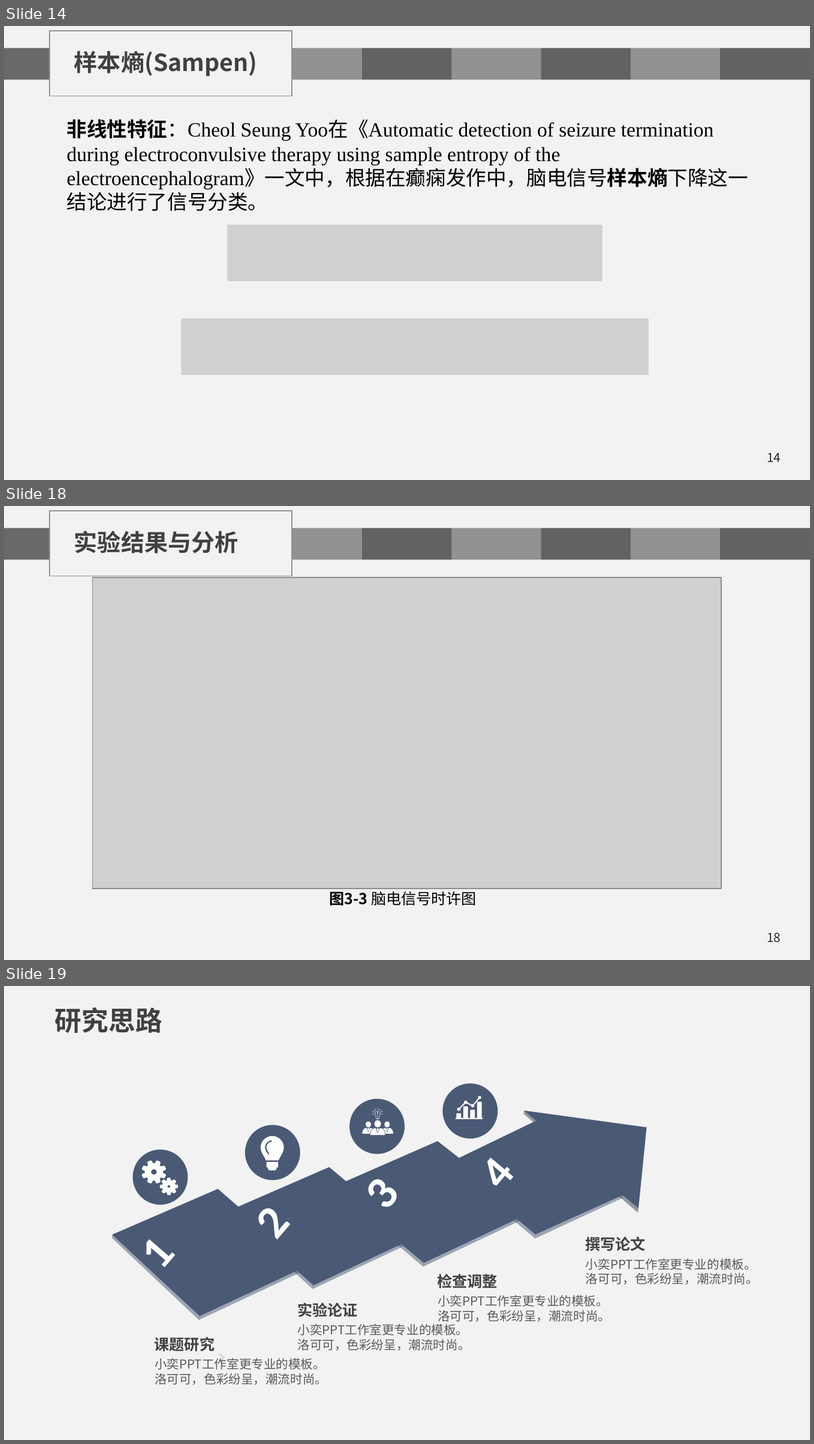
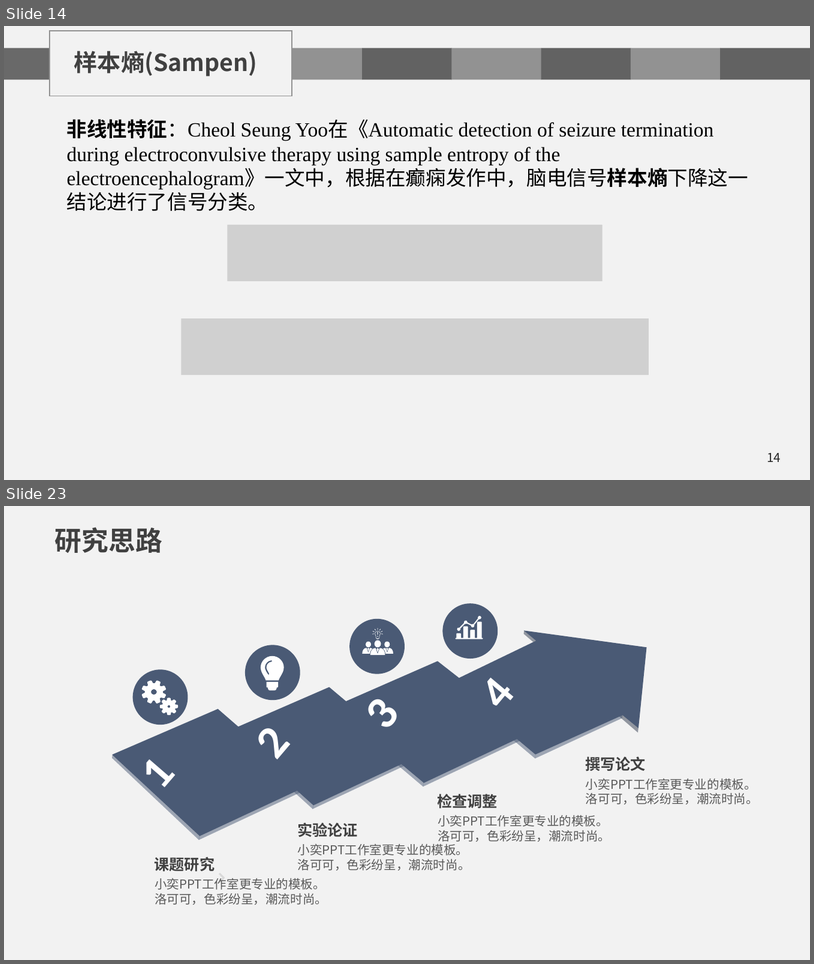
Before and after one commit to chenshuaihua/Graduate, a slide deck: 毕设文件/陈帅华-2016014016-自实1601-中期答辩.pptx. Shown one above the other, each under a label of ours: slides 14, 18 and 19 before the commit, slides 14 and 23 after it; the slides between them are not shown. The pictures are 814x1444 and 814x964 pixels, drawn with LibreOffice and Linux fonts; fonts in the diff are those of the drawing; grey boxes stand for pictures; background and template pictures are left out. Boxes give left, top, right and bottom in pixels: in the first picture for what was removed or moved away, otherwise in the second. Text is boxed around its words. In the diff, an @@ line names an element or a change of style, - is before the commit and + after.

Commit message:
新增分类结果.xlsx，将所有分类结果移到其中,进一步完善中期答辩ppt

```diff
--- a/毕设文件/陈帅华-2016014016-自实1601-中期答辩.pptx
+++ b/毕设文件/陈帅华-2016014016-自实1601-中期答辩.pptx
@@ slide 18 removed at [4,506,810,960], background #F2F2F2 @@
@@ rectangle removed at [50,511,293,576] @@
@@ text removed at [74,531,239,553] @@
-实验结果与分析
@@ group removed at [4,528,810,559]: 7 rectangles @@
@@ picture removed at [93,578,722,888] @@
@@ text removed at [330,888,477,906] @@
-图3-3 脑电信号时许图
@@ page number removed at [768,932,782,942] @@
-18
@@ what was slide 19 is now slide 23 @@
```
Also in this commit, not shown: 5 slides changed, 4 slides added, 24 other files.
